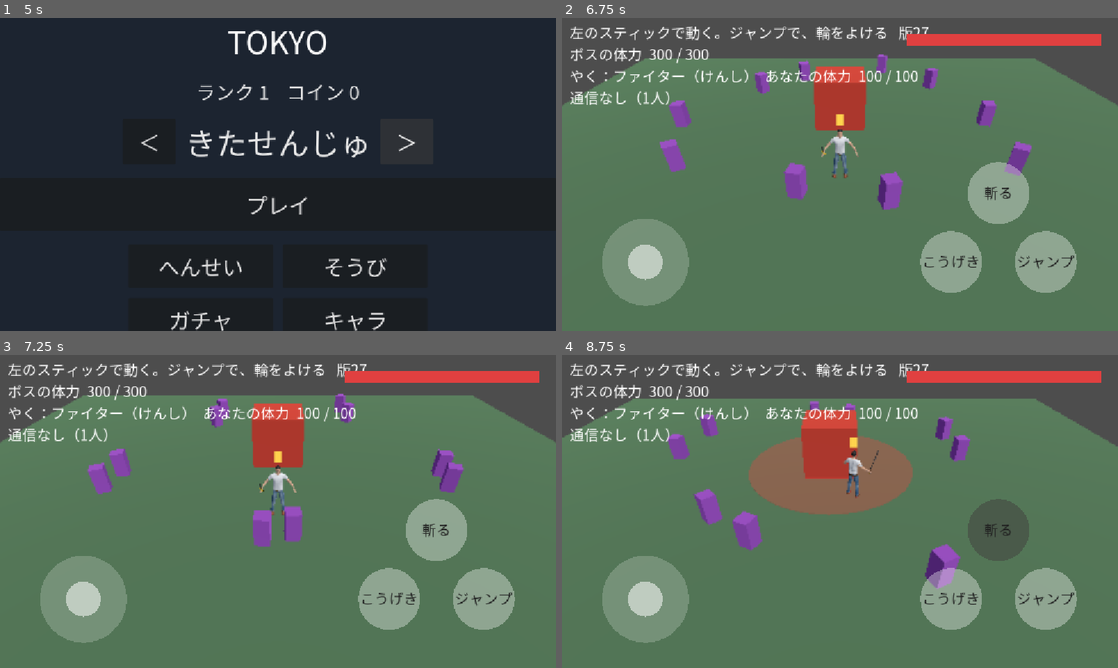
Above: before the commit, frames 1-4 (two rows, left to right).
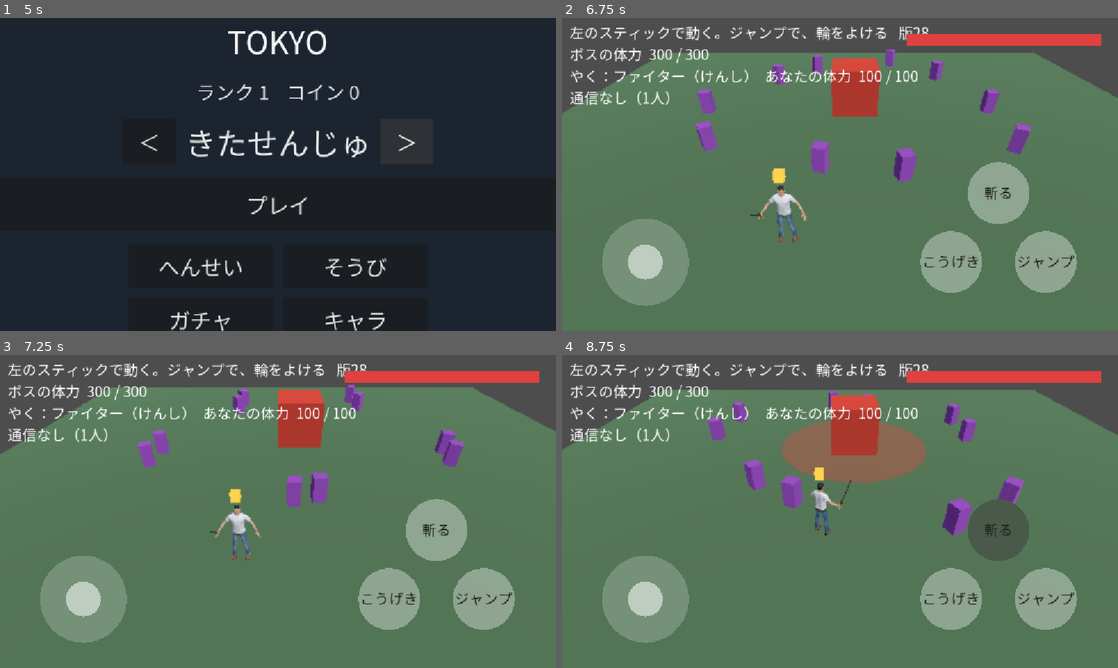
Above: after the commit, the same moments.

Repository: koyoy1016-gif/bigbusters-godot
Game: Godot game, scene res://scenes/game_flow.tscn
Two runs of this game, one before a commit and one after it. Both use one fixed random seed, a clock stepped at 60 frames per second and the inputs below. This scene is started directly instead of the project's main scene.
Inputs (mouse positions are in pixels of both pictures, inside the frame that each line leads up to):
- Up to frame 1 (5 s): tap Enter at 0.5 s; move the mouse to (400, 158) at 0.52 s; tap 1 at 0.6 s; click (400, 158) at 0.67 s; tap Space at 1.25 s; drag from (166, 190) to (250, 237) at 1.27 s; click "＜" at 2 s; click "＜" at 2.75 s; click "＞" at 3.5 s; click "＞" at 4.25 s
- Up to frame 2 (6.75 s): click "プレイ" at 5 s; tap Enter at 5.75 s; move the mouse to (895, 105) at 5.77 s; tap 1 at 5.85 s; click (895, 105) at 5.92 s; drag from (812, 237) to (673, 127) at 6.52 s
- Up to frame 3 (7.25 s): no input
- Up to frame 4 (8.75 s): move the mouse to (1006, 558) at 7.27 s; tap 1 at 7.35 s; click (1006, 558) at 7.42 s; drag from (673, 464) to (756, 433) at 8.02 s

Frame 1 is identical in both runs. In frame 2, 8.4% of the frame differs, in the area x 0-100%, y 2-72%; in frame 3, 9.1%; in frame 4, 13%, in the area x 0-100%, y 2-75%.

Commit message:
さいせんで最初の位置に戻す／ベストアタッカーの数をそろえる／ハイライトのカメラ枠どり
Co-Authored-By: Claude Sonnet 5.5 <noreply@anthropic.com>
Claude-Session: https://claude.ai/code/session_01U5QjkxQPQVJ9bA9eQTVgJt

Diff:
--- a/data/prototype_stick.json
+++ b/data/prototype_stick.json
@@ -4,6 +4,7 @@
   "ground_size": 40.0,
   "ground_color": "#4a6b4a",
   "bounds": 15.0,
+  "spawn_points": {"p1": [-3.0, 6.0], "p2": [3.0, 6.0], "p3": [-6.0, 4.0], "p4": [6.0, 4.0]},
   "move_speed": 6.0,
   "gravity": 20.0,
   "jump_speed": 8.0,
@@ -170,7 +171,7 @@
   ],
   "charge_color": "#ff9a20",
   "build_label": "版",
-  "build_id": "27",
+  "build_id": "28",
   "camera_follow": 0.5,
   "camera_follow_per_sec": 6.0,
   "marker_size": 0.35,
--- a/scripts/flow/game_flow.gd
+++ b/scripts/flow/game_flow.gd
@@ -235,6 +235,8 @@
 
 ## 状態を切り替える：その画面だけ出す。戦いに入るときは戦いを作り、出るときは片づける
 func goto(new_state: String) -> void:
+	if new_state == Logic.HIGHLIGHT:
+		_capture_result()
 	state = new_state
 	state_time = 0.0
 	for key in panels:
@@ -405,11 +407,18 @@
 func _on_round_ended(won_flag: bool) -> void:
 	last_won = won_flag
 	_result_timer = float(config["result_show_sec"])
-	if battle != null:
-		highlight_info = battle.highlight_data()
-		var entries: Array = battle.ranking_entries()
-		if not entries.is_empty():
-			best_text = str(config["highlight_best"]) + "：" + battle.role_name_of(str(entries[0]["slot"])) + " " + str(int(entries[0]["hits"]))
+	_capture_result()
+
+
+## 結果（ハイライトの元・ベストアタッカー）を控える。戦いが終わった直後と、ハイライトに入る直前の2回やる。
+## ほかの人の最終ダメージが、少し遅れて届くので、あとの回が正しい（2台で数がずれないように）
+func _capture_result() -> void:
+	if battle == null or not is_instance_valid(battle):
+		return
+	highlight_info = battle.highlight_data()
+	var entries: Array = battle.ranking_entries()
+	if not entries.is_empty():
+		best_text = str(config["highlight_best"]) + "：" + battle.role_name_of(str(entries[0]["slot"])) + " " + str(int(entries[0]["hits"]))
 
 
 func _give_reward() -> void:
--- a/scripts/flow/highlight_replay.gd
+++ b/scripts/flow/highlight_replay.gd
@@ -16,6 +16,7 @@
 var cam_follow_per_sec := 6.0
 var viewport: SubViewport
 var camera: Camera3D
+var cam_look := Vector3.ZERO
 var player_box: MeshInstance3D
 var player_material: StandardMaterial3D
 var boss_box: MeshInstance3D
@@ -152,11 +153,17 @@
 	return Recorder.position_on_path(points, (points[0] as Vector3).x + play_time)
 
 
-## カメラの狙う位置：ボスから見てプレイヤーの後ろ側（ボスが奥に見える）
-static func camera_target_position(player_xz: Vector2, boss: Vector2, distance: float, height: float) -> Vector3:
+## カメラの枠どり：プレイヤーとボスの両方が画面に入る。2人の真ん中を見て、斜め後ろから、離れているほど引く
+## 戻り値：{pos: カメラの位置, look: 見る位置}
+static func camera_frame(player_xz: Vector2, boss: Vector2, distance: float, height: float) -> Dictionary:
 	var away := player_xz - boss
-	var dir := away.normalized() if away.length() > 0.001 else Vector2(0, 1)
-	return Vector3(player_xz.x + dir.x * distance, height, player_xz.y + dir.y * distance)
+	var gap := away.length()
+	var dir := away / gap if gap > 0.001 else Vector2(0, 1)
+	var side := Vector2(-dir.y, dir.x)
+	var back := (dir * 0.6 + side * 0.8).normalized()
+	var mid := (player_xz + boss) * 0.5
+	var d := distance + gap * 0.5
+	return {"pos": Vector3(mid.x + back.x * d, height + gap * 0.3, mid.y + back.y * d), "look": Vector3(mid.x, 1.2, mid.y)}
 
 
 func _place(snap: bool, delta: float = 0.0) -> void:
@@ -167,9 +174,12 @@
 		_update_character(p, snap, delta)
 	var t := (points[0] as Vector3).x + play_time if not points.is_empty() else play_time
 	crowd.update_at(t)
-	var want := camera_target_position(p, boss_xz, cam_distance, cam_height)
-	cam_pos = want if snap else cam_pos.lerp(want, clampf(cam_follow_per_sec * delta, 0.0, 1.0))
-	var look := Vector3(p.x, 1.0, p.y)
+	var frame := camera_frame(p, boss_xz, cam_distance, cam_height)
+	var want: Vector3 = frame["pos"]
+	var k := clampf(cam_follow_per_sec * delta, 0.0, 1.0)
+	cam_pos = want if snap else cam_pos.lerp(want, k)
+	cam_look = frame["look"] if snap else cam_look.lerp(frame["look"], k)
+	var look := cam_look
 	camera.transform = Transform3D(Basis.looking_at(look - cam_pos, Vector3.UP), cam_pos)
 
 
--- a/scripts/prototype/stick_prototype.gd
+++ b/scripts/prototype/stick_prototype.gd
@@ -602,6 +602,16 @@
 		_begin_round(server_now_ms())
 
 
+## 戦いの始まりで、自分の枠の最初の位置に戻る（ひとり用は p1 の位置）
+func _return_to_spawn() -> void:
+	var spawns: Dictionary = config.get("spawn_points", {})
+	var slot := str(net_state.get("slot", "p1")) if net_active else "p1"
+	var sp: Array = spawns.get(slot, spawns.get("p1", [0.0, 6.0]))
+	player.position = Vector3(float(sp[0]), ground_y, float(sp[1]))
+	velocity_y = 0.0
+	stick_vec = Vector2.ZERO
+
+
 ## 戦いを始める。体力とダメージを元に戻す。途中から入った人は、その時点の攻撃の回数から数える
 func _begin_round(start_ms: float) -> void:
 	round_start_ms = start_ms
@@ -611,6 +621,7 @@
 	round_end_ms = 0.0
 	downed = false
 	my_hits = 0.0
+	_return_to_spawn()
 	my_hp = role_value("hp")
 	boss.visible = true
 	recorder.clear()
--- a/tests/test_highlight.gd
+++ b/tests/test_highlight.gd
@@ -67,11 +67,17 @@
 	check(is_equal_approx(rep.player_box.position.z, 1.2), "箱が動く")
 	rep.advance(10.0)
 	check(rep.play_time == 0.0, "終わったら、最初から繰り返す")
-	var t1 := Replay.camera_target_position(Vector2(0, 4), Vector2(0, -6), 7.0, 4.5)
-	check(t1.is_equal_approx(Vector3(0, 4.5, 11)), "カメラは、ボスから見てプレイヤーの後ろ側（ボスが奥に見える）")
-	check(Replay.camera_target_position(Vector2(2, 2), Vector2(2, 2), 7.0, 4.5).is_finite(), "ボスと同じ位置でも壊れない")
-	var cam_to_player := (Vector3(rep.player_box.position.x, 1.0, rep.player_box.position.z) - rep.camera.position).normalized()
-	check((-rep.camera.global_transform.basis.z).dot(cam_to_player) > 0.99 if rep.camera.is_inside_tree() else (-rep.camera.transform.basis.z).dot(cam_to_player) > 0.9, "カメラがプレイヤーのほうを向いている")
+	var fr: Dictionary = Replay.camera_frame(Vector2(0, 4), Vector2(0, -6), 7.0, 4.5)
+	check((fr["look"] as Vector3).is_equal_approx(Vector3(0, 1.2, -1)), "カメラは、プレイヤーとボスの真ん中を見る")
+	check(Replay.camera_frame(Vector2(2, 2), Vector2(2, 2), 7.0, 4.5)["pos"].is_finite(), "ボスと同じ位置でも壊れない")
+	for pl in [Vector2(0, 4), Vector2(0, -5.5), Vector2(12, 12), Vector2(-3, -6)]:
+		var f2: Dictionary = Replay.camera_frame(pl, Vector2(0, -6), 7.0, 4.5)
+		var cp: Vector3 = f2["pos"]
+		var fwd := ((f2["look"] as Vector3) - cp).normalized()
+		var ok := true
+		for target in [Vector3(pl.x, 1.0, pl.y), Vector3(0, 1.5, -6)]:
+			ok = ok and fwd.dot((target - cp).normalized()) > 0.7
+		check(ok, "プレイヤーもボスも、カメラの前にある（" + str(pl) + "）")
 	# 本物のモデルがあるキャラなら、箱の代わりにモデルを出す
 	const CharacterData := preload("res://scripts/characters/character_data.gd")
 	var ccfg := CharacterData.load_config()
--- a/tests/test_rematch.gd
+++ b/tests/test_rematch.gd
@@ -71,6 +71,11 @@
 	b._begin_round(5000.0)
 	check(flow.state == "battle" and not b.dormant and flow.battle == b, "新しい戦いが始まると、戦いに戻る（作り直さない）")
 	check((b.get_node("UI") as CanvasLayer).visible and not flow.my_rematch_vote, "画面が戻り、投票はリセットされる")
+	# さいせんで、最初の位置に戻る
+	b.player.position = Vector3(9.0, 0.0, -9.0)
+	b.won = true
+	b._begin_round(6000.0)
+	check(is_equal_approx(b.player.position.x, 3.0) and is_equal_approx(b.player.position.z, 6.0), "さいせんで、自分の枠（p2）の最初の位置に戻る")
 	# ロビーに戻れば、片づく
 	flow.goto("highlight")
 	flow.goto("lobby")
--- a/tests/test_stick_prototype.gd
+++ b/tests/test_stick_prototype.gd
@@ -413,7 +413,7 @@
 		check(s3.others.has("p2") and not s3.others.has("p1"), "ほかの人（p2）の箱ができる。自分の箱は増えない")
 		check(s3.round_active() and s3.round_count == 1, "部屋の開始の時刻が来ると、自分の画面でも戦いが始まる")
 		check(is_equal_approx(s3.others_hits, 30.0) and is_equal_approx(s3.boss_hp, float(s3.config["boss_hp"]) - 30.0), "ほかの人のダメージで、ボスの体力が減る")
-		check(sent.any(func(t): return str(t).begins_with("window.bbFirebase.sendPosition(0.5, 0.5)")), "自分の位置を送る（中心は 0.5, 0.5）")
+		check(sent.any(func(t): return str(t).begins_with("window.bbFirebase.sendPosition(0.4, 0.7)")), "自分の位置を送る（戦いの始まりで、p1の最初の位置 (-3, 6) に戻っている）")
 		s3.player.position = Vector3(0.0, s3.ground_y, float(s3.config["boss_position"][1]) + 2.0)
 		s3.attack_cooldown = 0.0
 		check(s3.attack() and is_equal_approx(s3.boss_hp, float(s3.config["boss_hp"]) - 30.0 - s3.role_value("attack_power")), "こうげきで、体力はほかの人の分と合わせて減る")
Not shown, changed: NOTES.md
